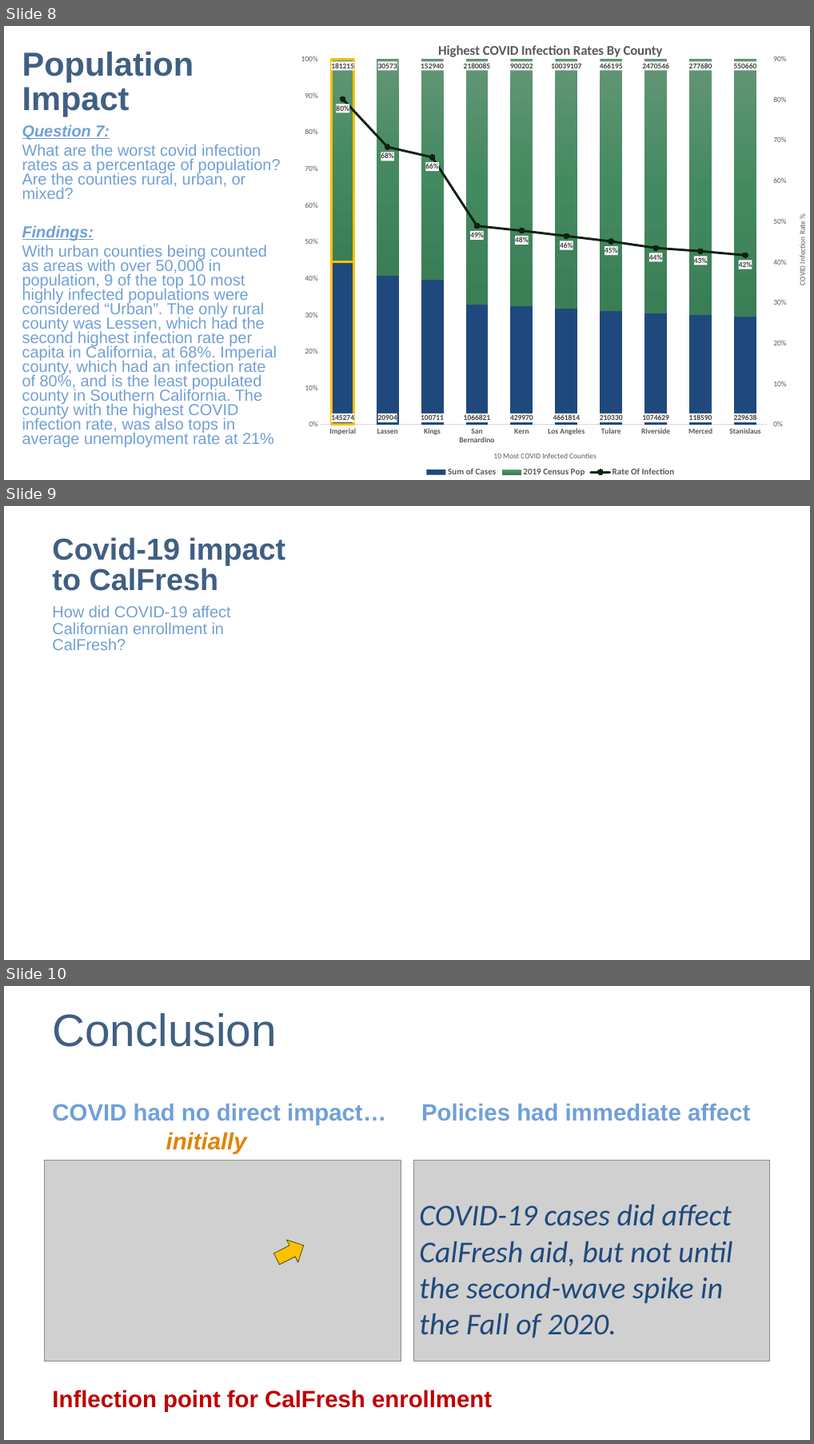
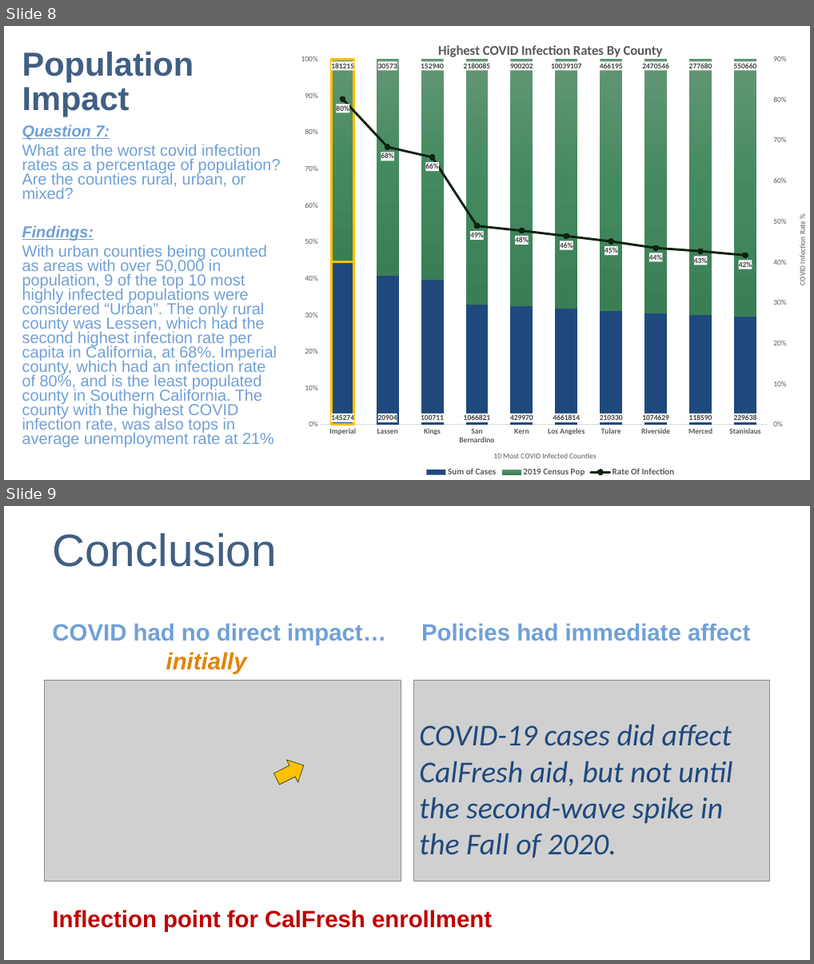
Before and after one commit to speedracer05/Covid_CalFresh, a slide deck: Presentation/Covid_CalFresh_v.01.pptx. Shown one above the other, each under a label of ours: slides 8, 9 and 10 before the commit, slides 8 and 9 after it. The pictures are 814x1444 and 814x964 pixels, drawn with LibreOffice and Linux fonts; fonts in the diff are those of the drawing; grey boxes stand for pictures. Boxes give left, top, right and bottom in pixels: in the first picture for what was removed or moved away, otherwise in the second. Text is boxed around its words. In the diff, an @@ line names an element or a change of style, - is before the commit and + after.

```diff
--- a/Presentation/Covid_CalFresh_v.01.pptx
+++ b/Presentation/Covid_CalFresh_v.01.pptx
@@ slide 9 removed at (4,506,810,960), background #FFFFFF @@
@@ title removed at (52,537,286,591) @@
-Covid-19 impact to CalFresh
@@ text removed at (52,605,230,650) @@
-How did COVID-19 affect Californian enrollment in CalFresh?
@@ what was slide 10 is now slide 9 @@
```
Also in this commit, not shown: 1 slide changed, 6 other files.
